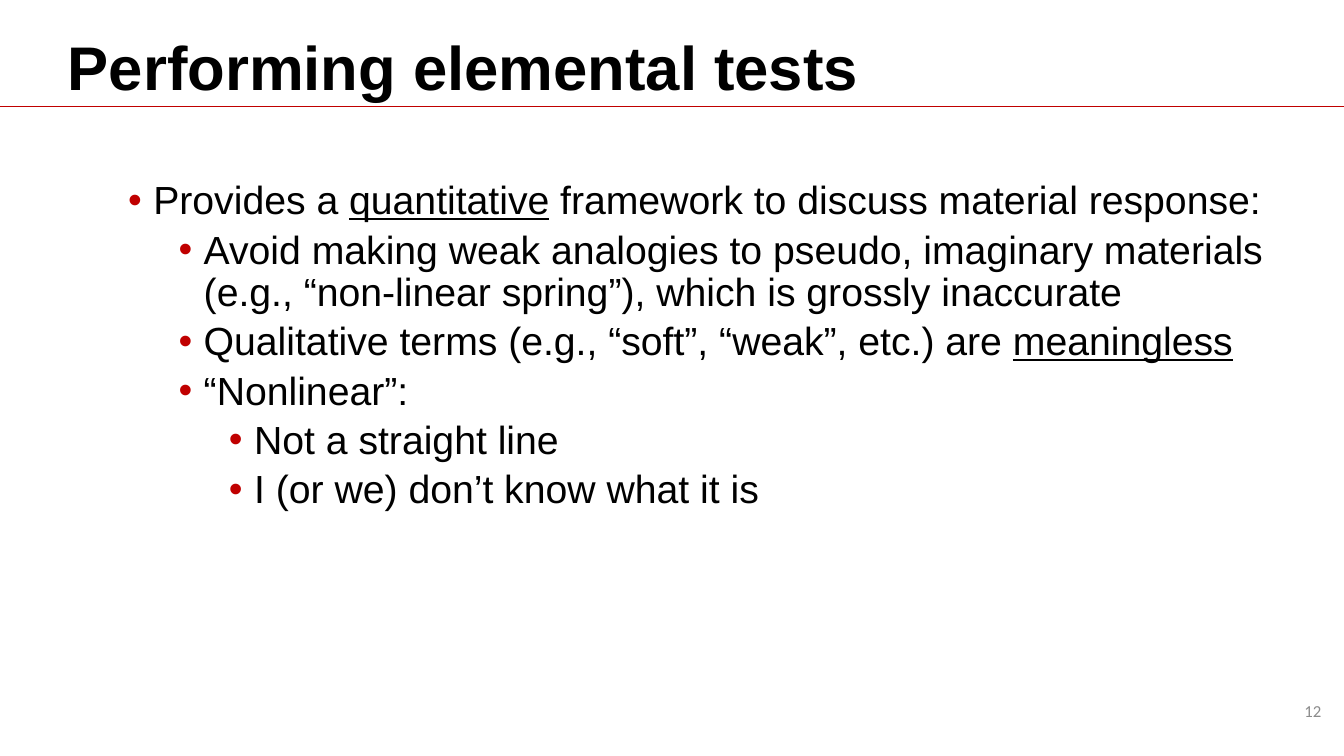
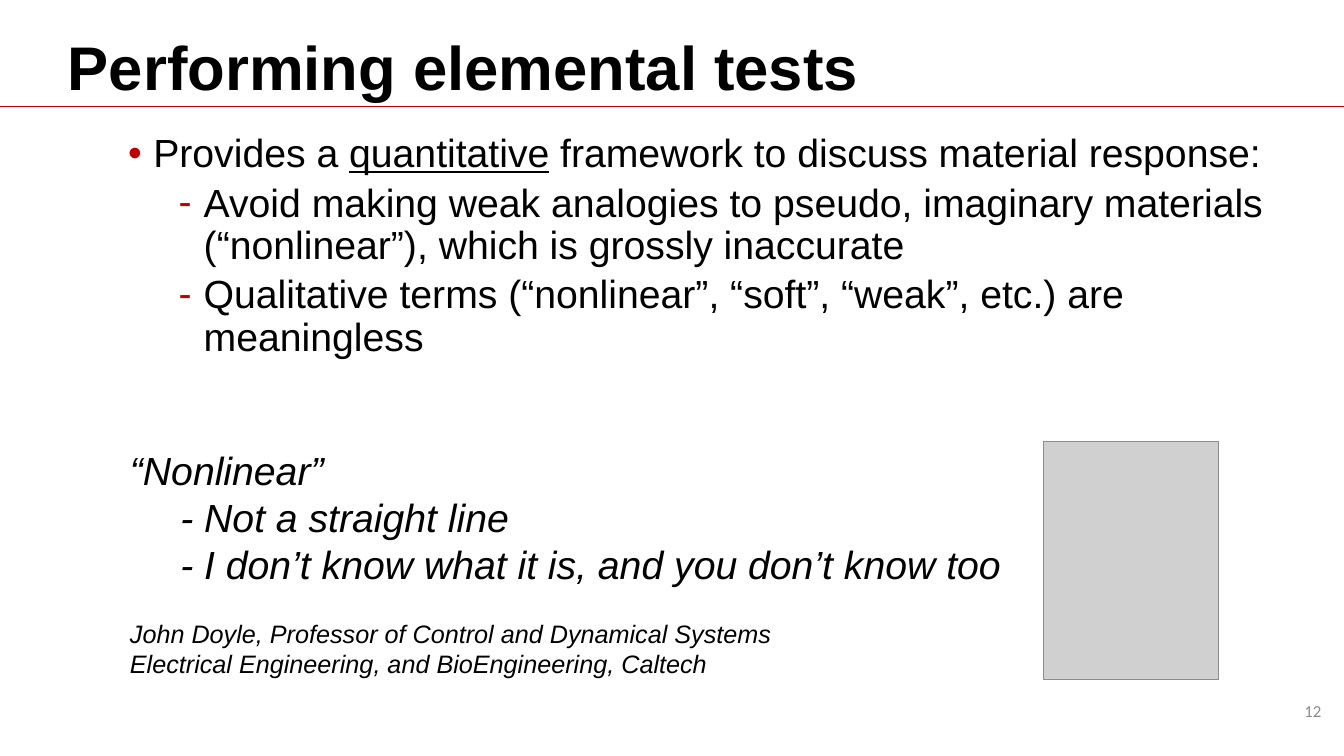
Before and after one commit to Batmanabcdefg/AbaqusTraining, a slide deck: slide 12 of Training.pptx. Drawn at 1344x756 pixels with LibreOffice and Linux fonts; fonts in the diff are those of the drawing; grey boxes stand for pictures; background and template pictures are left out. Boxes give left, top, right and bottom in pixels: in the first picture for what was removed or moved away, otherwise in the second. Text is boxed around its words. In the diff, an @@ line names an element or a change of style, - is before the commit and + after.

Commit message:
add presentation

```diff
--- a/Training.pptx
+++ b/Training.pptx
@@ text "Provides a quantitative framework to ...": place and size @@
-text "Provides a quantitative framework to ..." at (153,185,1263,511)
+text "Provides a quantitative framework to ..." at (153,138,1263,359)
@@ text at (204,188,1263,359): text changed @@
-    • Avoid making weak analogies to pseudo, imaginary materials (e.g., “non-linear spring”), which is grossly inaccurate
-    • Qualitative terms (e.g., “soft”, “weak”, etc.) are meaningless
-    • “Nonlinear”:
-      • Not a straight line
-      • I (or we) don’t know what it is
+    – Avoid making weak analogies to pseudo, imaginary materials (“nonlinear”), which is grossly inaccurate
+    – Qualitative terms (“nonlinear”, “soft”, “weak”, etc.) are meaningless
@@ picture added at (1045,442,1219,680) @@
@@ text added at (130,456,1000,679), 18 pt, text #000000, italic @@
+“Nonlinear”
+  - Not a straight line
+  - I don’t know what it is, and you don’t know too
+John Doyle, Professor of Control and Dynamical Systems
+Electrical Engineering, and BioEngineering, Caltech
```
Also in this commit, not shown: 2 other slides changed, 1 slide added.
